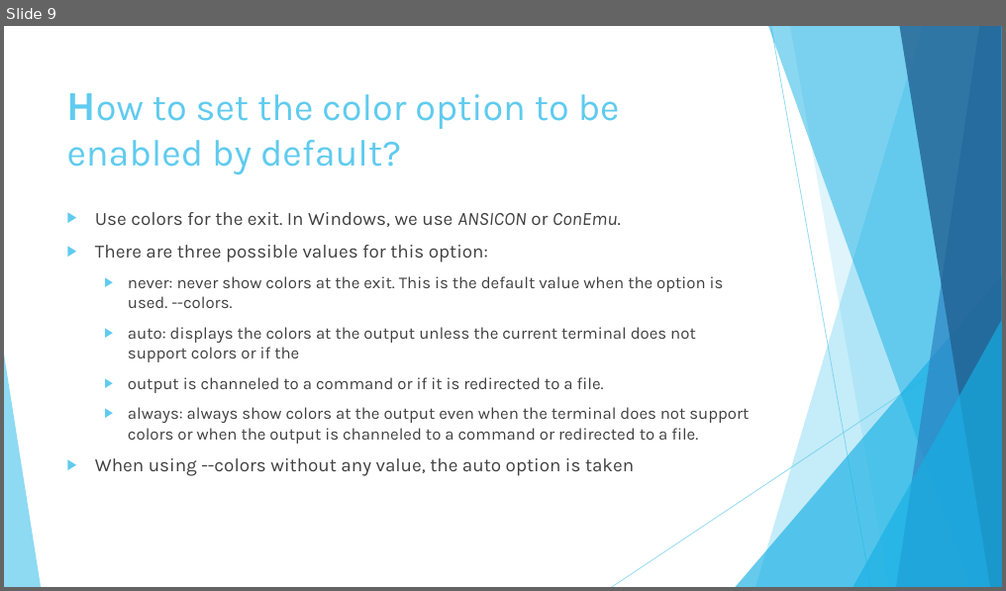
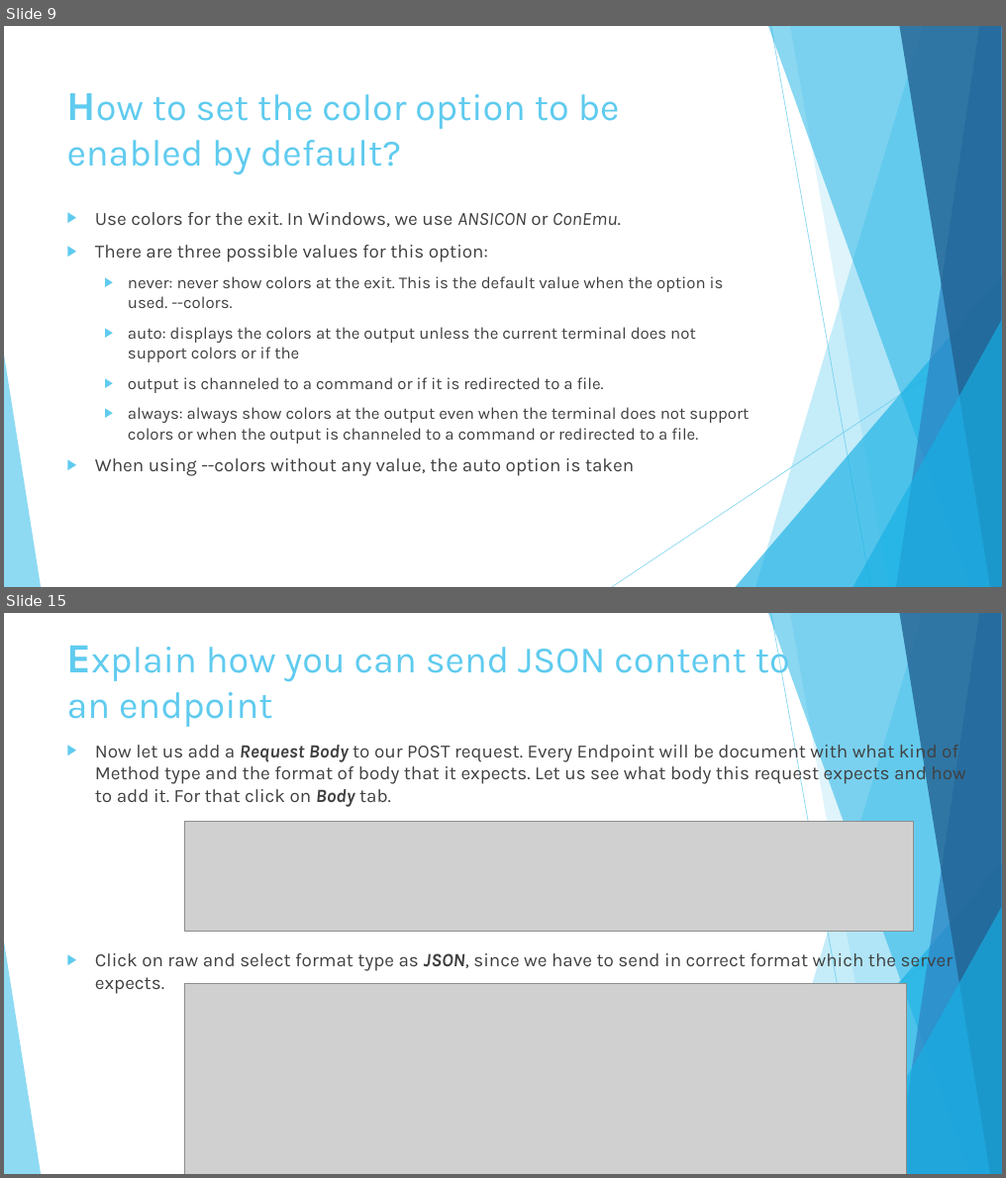
Before and after one commit to diegosilva91/Postman, a slide deck: Pill_Postman_presentation.pptx. Shown one above the other, each under a label of ours: slide 9 before the commit, slides 9 and 15 after it; the slides between them are not shown. The pictures are 1006x591 and 1006x1178 pixels, drawn with LibreOffice and Linux fonts; fonts in the diff are those of the drawing; grey boxes stand for pictures. Boxes give left, top, right and bottom in pixels: in the first picture for what was removed or moved away, otherwise in the second. Text is boxed around its words. In the diff, an @@ line names an element or a change of style, - is before the commit and + after.

```diff
--- a/Pill_Postman_presentation.pptx
+++ b/Pill_Postman_presentation.pptx
@@ slide 15 added at box(4, 613, 1002, 1174), background #FFFFFF; not listed: 10 template elements that a slide beside it also shows @@
@@ title added at box(67, 638, 790, 727), 36 pt, text #5FCBEF @@
+Explain how you can send JSON content to an endpoint
@@ text added at box(95, 741, 965, 994), 18 pt, text #404040 @@
+▶ Now let us add a Request Body to our POST request. Every Endpoint will be document with what kind of Method type and the format of body that it expects. Let us see what body this request expects and how to add it. For that click on Body tab.
+▶ Click on raw and select format type as JSON, since we have to send in correct format which the server expects.
@@ picture added at box(185, 822, 914, 932) @@
@@ picture added at box(185, 984, 906, 1174) @@
```
Also in this commit, not shown: 1 slide changed, 5 other slides added, 4 slides removed, 1 other file.
